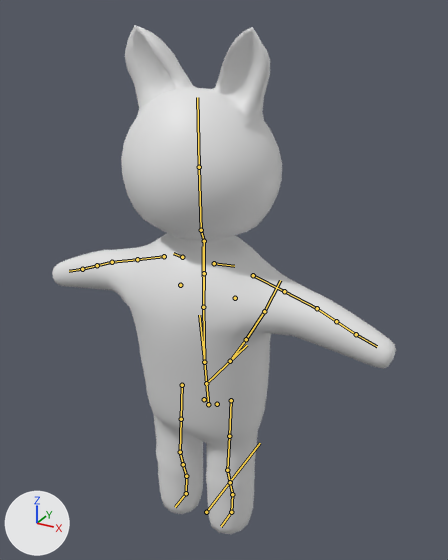
What one commit did to the FBX model Periode 3 project/Assets/Models/cats/Shop Cat/shopcat.fbx.
Both versions are drawn from a 50 mm camera at (1.14, -1.91, 2.15) aimed at (-0.03, 0.23, 1.08). Every picture has the same lights, and +X, +Y and +Z are marked at lower left. The bones that bend it are drawn over the model as lines.

The first picture shows 'Shop cat'.
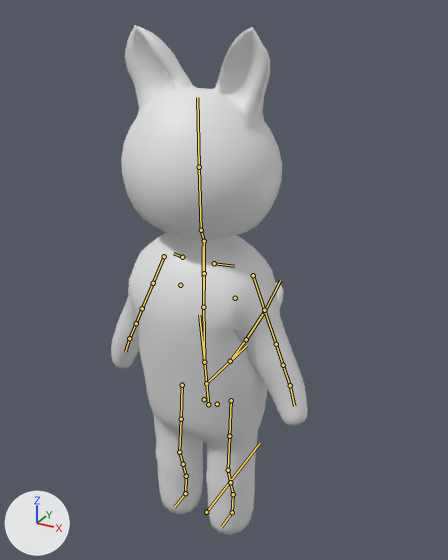
The newer file adds an action. The first version stands in its rest pose; the second is drawn at frame 81 of the action 'rig|Push'.

What differs and where, as boxes [x1, y1, x2, y2] in the pictures (448 x 560 px):
'Shop cat', posed (43% narrower): before [52, 25, 396, 534]; after [111, 25, 308, 534]
bone 'DEF-upper_arm.L', root to tip: before (253, 275) to (284, 291); after (253, 275) to (264, 310)
bone 'DEF-forearm.L', root to tip: before (317, 308) to (336, 321); after (276, 344) to (283, 365)
bone 'DEF-hand.L', root to tip: before (356, 334) to (377, 346); after (290, 385) to (294, 406)
bone 'DEF-upper_arm.R', root to tip: before (164, 256) to (137, 259); after (164, 256) to (153, 283)
bone 'DEF-forearm.R', root to tip: before (112, 262) to (97, 265); after (142, 308) to (136, 323)
bone 'DEF-forearm.R.001', root to tip: before (97, 265) to (82, 269); after (136, 323) to (129, 338)
bone 'DEF-hand.R', root to tip: before (82, 269) to (69, 271); after (129, 338) to (125, 351)

The change, as a list of edits to the scene's bpy script:
```text
Change bone_def_upper_arm_l:
    where bone_def_upper_arm_l = bpy.data.objects['rig'].pose.bones['DEF-upper_arm.L']  # child of 'ORG-shoulder.L'
    bone_def_upper_arm_l.rotation_quaternion: (1.0, 0.0, 0.0, 0.0) -> (0.901, 0.374, 0.0, -0.218)  # degrees (0, 0, 0) -> degrees (43, 9, -23)
    bone_def_upper_arm_l.scale: (1.0, 1.0, 1.0) -> (0.99, 1.03, 0.99)
Change bone_def_forearm_l:
    where bone_def_forearm_l = bpy.data.objects['rig'].pose.bones['DEF-forearm.L']  # child of 'DEF-upper_arm.L.001'
    bone_def_forearm_l.rotation_quaternion: (1.0, 0.0, 0.0, 0.0) -> (0.999, -0.052, 0.002, 0.0)  # degrees (0, 0, 0) -> degrees (-6, 0, 0)
    bone_def_forearm_l.scale: (1.0, 1.0, 1.0) -> (0.99, 1.02, 0.99)
Change bone_def_hand_l:
    where bone_def_hand_l = bpy.data.objects['rig'].pose.bones['DEF-hand.L']  # child of 'DEF-forearm.L.001'
    bone_def_hand_l.rotation_quaternion: (1.0, 0.0, 0.0, 0.0) -> (0.994, 0.08, -0.03, 0.064)  # degrees (0, 0, 0) -> degrees (9, -4, 7)
    bone_def_hand_l.scale: (1.0, 1.0, 1.0) -> (1.02, 0.96, 1.02)
Change bone_def_upper_arm_r:
    where bone_def_upper_arm_r = bpy.data.objects['rig'].pose.bones['DEF-upper_arm.R']  # child of 'ORG-shoulder.R'
    bone_def_upper_arm_r.rotation_quaternion: (1.0, 0.0, 0.0, 0.0) -> (0.904, 0.369, 0.0, 0.215)  # degrees (0, 0, 0) -> degrees (42, -9, 23)
    bone_def_upper_arm_r.scale: (1.0, 1.0, 1.0) -> (0.99, 1.03, 0.99)
Change bone_def_forearm_r:
    where bone_def_forearm_r = bpy.data.objects['rig'].pose.bones['DEF-forearm.R']  # child of 'DEF-upper_arm.R.001'
    bone_def_forearm_r.rotation_quaternion: (1.0, 0.0, 0.0, 0.0) -> (0.999, -0.052, -0.002, 0.0)  # degrees (0, 0, 0) -> degrees (-6, 0, 0)
    bone_def_forearm_r.scale: (1.0, 1.0, 1.0) -> (0.99, 1.02, 0.99)
Change bone_def_forearm_r_001:
    where bone_def_forearm_r_001 = bpy.data.objects['rig'].pose.bones['DEF-forearm.R.001']  # child of 'DEF-forearm.R'
    bone_def_forearm_r_001.rotation_quaternion: (1.0, 0.0, 0.0, 0.0) -> (0.992, 0.0, 0.127, 0.0)  # degrees (0, 0, 0) -> degrees (0, 15, 0)
Change bone_def_hand_r:
    where bone_def_hand_r = bpy.data.objects['rig'].pose.bones['DEF-hand.R']  # child of 'DEF-forearm.R.001'
    bone_def_hand_r.rotation_quaternion: (1.0, 0.0, 0.0, 0.0) -> (0.991, -0.002, 0.126, 0.044)  # degrees (0, 0, 0) -> degrees (0, 14, 5)
    bone_def_hand_r.scale: (1.0, 1.0, 1.0) -> (1.02, 0.96, 1.02)
```
